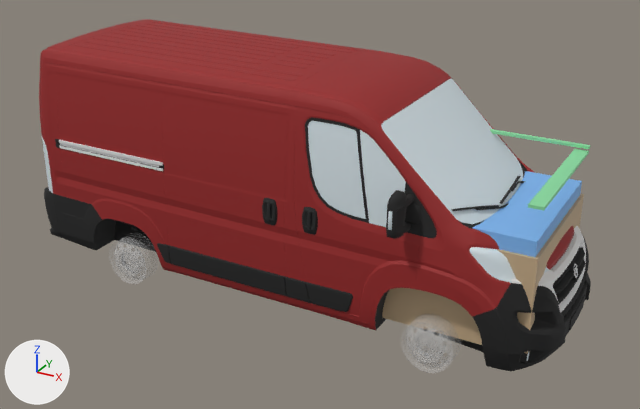
One commit to the glTF model docs/real_inside.glb: the scene before it, then after it.
One viewpoint serves both versions: a camera (50 mm lens) standing at (4.4, -7.72, 5.02) and looking at (0.16, -0.02, 1.16). The lights are fixed; the arrows at lower left show +X, +Y and +Z. The older version comes first. Where no turn or scale is listed for an object, it has been applied to the vertices.

The first picture shows 'ducato-14_backlights', 'ducato-14_exterior', 'ducato-14_frontlights', 'fit_Garage', 'fit_Mattress', 'fit_Shelf_rear', 'fit_Shelf_side'.
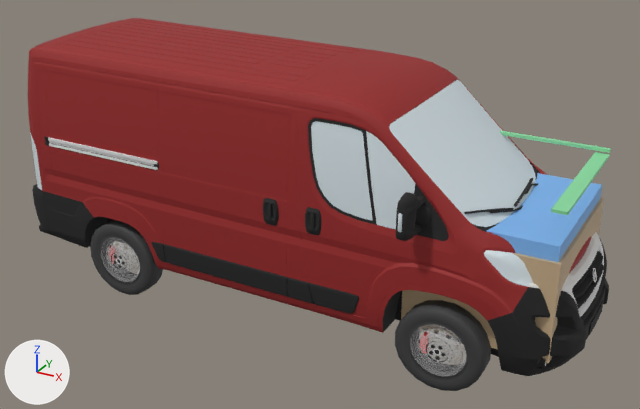
The change, as a list of edits to the scene's bpy script:
```text
Change mat_wheel_rubber:
    remove n2 = _N.new('ShaderNodeMath'); n2.name = 'Math'
    remove n2.operation = 'SUBTRACT'
    remove n2.inputs[0].default_value = 1.0  # 'Value'
    remove n3 = _N.new('ShaderNodeMath'); n3.name = 'Math.001'
    remove n3.operation = 'LESS_THAN'
    remove n5 = _N.new('ShaderNodeMath'); n5.name = 'Math.002'
    remove n5.operation = 'MULTIPLY'
    remove n5.inputs[1].default_value = 0.0  # 'Value'
    where n0 = _N.new('ShaderNodeBsdfPrincipled'); n0.name = 'Principled BSDF'
    remove _L.new(n2.outputs[0], n0.inputs[4])  # 'Value' to 'Alpha'
    remove _L.new(n3.outputs[0], n2.inputs[1])  # 'Value' to 'Value'
    remove _L.new(n5.outputs[0], n3.inputs[0])  # 'Value' to 'Value'
    where n6 = _N.new('ShaderNodeVertexColor'); n6.name = 'Color Attribute'
    remove _L.new(n6.outputs[1], n5.inputs[0])  # 'Alpha' to 'Value'
Change ob_ducato_14_backlights:
    ob_ducato_14_backlights.location: (-2.809, 0.0, 1.408) -> (-2.98, 0.0, 1.408)
Change ob_ducato_14_frontlights:
    ob_ducato_14_frontlights.location: (2.428, 0.0, 1.381) -> (2.576, 0.0, 1.381)
    ob_ducato_14_frontlights.scale: (0.01, 0.012, 0.0123) -> (0.01, 0.0127, 0.0123)
Change ob_ducato_14_fr_wheel:
    ob_ducato_14_fr_wheel.location: (1.85, -0.898, 0.431) -> (1.963, -0.898, 0.431)
    ob_ducato_14_fr_wheel.scale: (0.01, 0.012, 0.0123) -> (0.01, 0.0127, 0.0123)
Change ob_ducato_14_br_wheel:
    ob_ducato_14_br_wheel.location: (-1.752, -0.898, 0.431) -> (-1.859, -0.898, 0.431)
Change ob_ducato_14_exterior:
    ob_ducato_14_exterior.scale: (0.01, 0.012, 0.0123) -> (0.01, 0.0127, 0.0123)
Change ob_fit_garage:
    ob_fit_garage.location: (2.025, 0.0, 1.0) -> (2.225, 0.0, 1.0)
Change ob_fit_mattress:
    ob_fit_mattress.location: (2.025, 0.0, 1.575) -> (2.225, 0.0, 1.575)
Change ob_fit_shelf_rear:
    ob_fit_shelf_rear.location: (2.68, 0.0, 1.965) -> (2.88, 0.0, 1.965)
Change ob_fit_shelf_side:
    ob_fit_shelf_side.location: (2.025, 0.795, 2.015) -> (2.225, 0.795, 2.015)
```

Boxes [x1, y1, x2, y2] around the edits, measured in the pictures (640 x 409 px):
'ducato-14_exterior', rescaled: before [39, 19, 591, 371]; after [28, 18, 609, 376]
'fit_Garage', moved: before [382, 194, 584, 354]; after [401, 198, 604, 363]
'fit_Mattress', moved: before [473, 171, 582, 257]; after [487, 173, 602, 262]
'ducato-14_FR_wheel', surface changed, moved, rescaled (not visible before): after [395, 300, 491, 391]
'ducato-14_BR_wheel', surface changed, moved (not visible before): after [90, 219, 163, 295]
'fit_Shelf_rear', moved: before [528, 149, 589, 211]; after [551, 152, 610, 215]
'ducato-14_frontlights', moved, rescaled: before [470, 247, 549, 283]; after [484, 250, 533, 287]
'fit_Shelf_side', moved: before [490, 129, 590, 149]; after [500, 130, 611, 153]
'ducato-14_backlights', moved (mostly hidden): before [42, 137, 53, 193]; after [30, 133, 42, 190]
